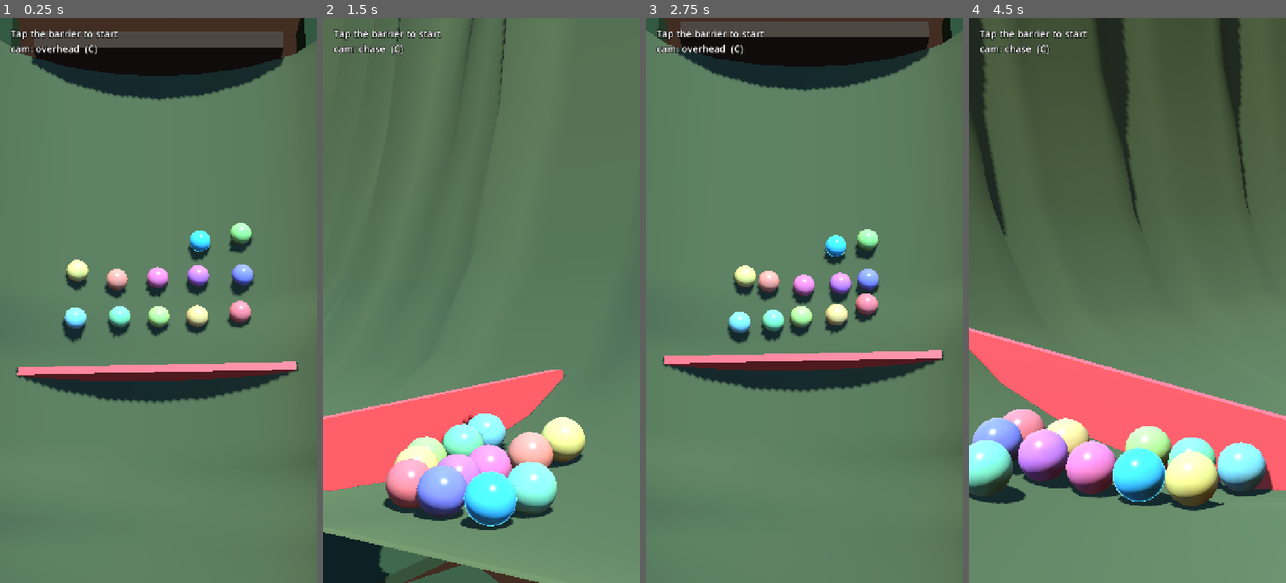
Above: before the commit, frames 1-4 (left to right).
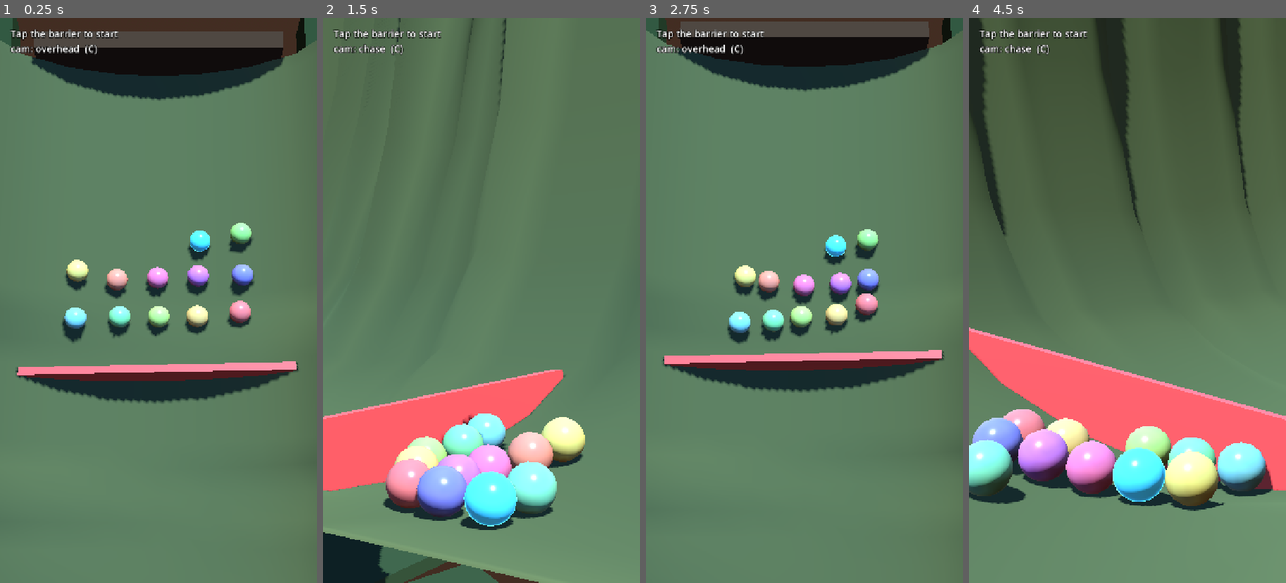
Above: after the commit, the same moments.

Repository: Arjan-N/marble-jumble
Game: Godot game, scene res://scenes/main.tscn
The game is run twice, just before and just after one commit, with the same random seed, the same clock (stepped at 60 frames per second) and the same inputs.
Inputs (mouse positions are in pixels of both pictures, inside the frame that each line leads up to):
- Up to frame 1 (0.25 s): no input
- Up to frame 2 (1.5 s): tap Enter at 0.5 s; move the mouse to (551, 272) at 0.52 s; tap R at 0.6 s; click (551, 272) at 0.67 s; move the mouse to (418, 328) at 1.27 s; tap C at 1.35 s; click (418, 328) at 1.42 s
- Up to frame 3 (2.75 s): move the mouse to (836, 176) at 2.02 s; tap R at 2.1 s; click (836, 176) at 2.17 s
- Up to frame 4 (4.5 s): move the mouse to (1111, 413) at 2.77 s; tap C at 2.85, 4.35 s; click (1111, 413) at 2.92 s; move the mouse to (1222, 385) at 3.52 s; tap R at 3.6 s; click (1222, 385) at 3.67 s; move the mouse to (1032, 215) at 4.27 s; click (1032, 215) at 4.42 s

The runs differ from the first frame. In frame 1, less than 0.1% of the frame differs, in the area x 60-67%, y 38-42%; in frame 2, 0.5%; in frame 3, less than 0.1%; in frame 4, 0.6%, in the area x 45-62%, y 78-86%.

Commit message:
Make the player's marble findable, and report its impacts
DECISIONS.md (2026-08-22): the rim/emission highlight alone isn't
enough to find the player's marble in a field of twelve. The
Compatibility renderer has no glow, so emission just reads as material
brightness; a rim light is a grazing-angle effect and the near-top-down
camera under test in CAMERA_SPIKE.md hits it at its worst angle;
neither survives a pile-up. Supersedes the "no floating arrow or
oversized marker" clause with a short fading single-colour trail
(MarbleTrail) plus a small fixed-size rank tag (RankTag) showing
current place, so it's readable without looking away from the race.
Cosmetics only - opponents and physics are unchanged.

Also added CutMarker, a course-anchored marker for the round's cut
line (top-half-advances), and a breathing pulse on the player's
emission so the highlight reads as alive rather than painted on.

marble.gd also gains a `collided` signal, emitted only for the player
when frame-to-frame velocity change crosses IMPACT_DELTA_THRESHOLD -
recognising a real hit rather than firing on every ordinary
segment-to-segment crossing of the track's many static pieces. Not
consumed yet in this commit; SoundManager hooks into it separately.

Diff:
--- /dev/null
+++ b/scripts/effects/marble_trail.gd
@@ -0,0 +1,154 @@
+class_name MarbleTrail
+extends MeshInstance3D
+
+## A short ribbon left behind the player's marble, in the marble's own colour.
+##
+## The rim highlight and emission pulse on `marble.gd` were the only in-world
+## identification, and neither survives the way the game actually renders: the
+## Compatibility renderer has no glow, so emission reads as plain brightness, and
+## a rim light is a grazing-angle effect that all but vanishes under the steeply
+## pitched camera in `chase_camera.gd`. A trail has none of those problems —
+## it is a moving band of colour with real screen area, and it is still readable
+## when the marble itself is buried in a pile-up.
+##
+## Drawn procedurally, like every other visual in the project: Phase 0 has no
+## art pipeline, and `cut_marker.gd` is the template for the material.
+
+## How far back the trail reaches, as a number of samples at SAMPLE_INTERVAL.
+## Roughly 0.8s — long enough to read as a streak, short enough that it does not
+## draw a map of the last corner across the track.
+const MAX_SAMPLES := 24
+const SAMPLE_INTERVAL := 1.0 / 30.0
+## A marble sitting still would otherwise pile every sample onto the same point
+## and collapse the ribbon into a flickering blob.
+const MIN_SAMPLE_DISTANCE := 0.15
+## Width at the head, as a fraction of the marble's radius. Narrower than the
+## marble so the ribbon reads as trailing from it rather than as a second body.
+const HEAD_WIDTH_RATIO := 1.2
+const MAX_ALPHA := 0.7
+
+var _colour: Color
+var _radius: float
+var _samples: PackedVector3Array = PackedVector3Array()
+var _sample_age := 0.0
+var _mesh: ImmediateMesh
+
+
+static func create(colour: Color, radius: float) -> MarbleTrail:
+	var trail := MarbleTrail.new()
+	trail.name = "MarbleTrail"
+	trail._colour = colour
+	trail._radius = radius
+	trail._build()
+	return trail
+
+
+func _build() -> void:
+	# The marble is a RigidBody3D sphere that spins fast. Without this the
+	# ribbon inherits that rotation and whips around the marble instead of
+	# lying in the world where it was laid down.
+	top_level = true
+
+	_mesh = ImmediateMesh.new()
+	mesh = _mesh
+
+	var material := StandardMaterial3D.new()
+	material.shading_mode = BaseMaterial3D.SHADING_MODE_UNSHADED
+	material.transparency = BaseMaterial3D.TRANSPARENCY_ALPHA
+	material.cull_mode = BaseMaterial3D.CULL_DISABLED
+	# The fade along the ribbon lives in the vertex colours, so one material
+	# covers the whole strip rather than a gradient texture per marble.
+	material.vertex_color_use_as_albedo = true
+	material_override = material
+	cast_shadow = GeometryInstance3D.SHADOW_CASTING_SETTING_OFF
+
+
+## Drops the whole ribbon. Called when the marble is reset or is not racing, so
+## a fresh round does not open with a streak stretching back to where the
+## previous round's marble happened to be.
+func clear() -> void:
+	_samples.clear()
+	_sample_age = 0.0
+	_mesh.clear_surfaces()
+
+
+func _process(delta: float) -> void:
+	var marble := get_parent() as Marble
+	if marble == null:
+		return
+
+	if marble.state != Marble.State.RACING:
+		if not _samples.is_empty():
+			clear()
+		return
+
+	_sample_age += delta
+	if _sample_age >= SAMPLE_INTERVAL:
+		_sample_age = 0.0
+		_add_sample(marble.global_position)
+
+	_rebuild()
+
+
+func _add_sample(at: Vector3) -> void:
+	if not _samples.is_empty() and _samples[_samples.size() - 1].distance_to(at) < MIN_SAMPLE_DISTANCE:
+		return
+
+	_samples.append(at)
+	if _samples.size() > MAX_SAMPLES:
+		_samples.remove_at(0)
+
+
+## Rebuilt every frame rather than appended to: the ribbon has to face the
+## camera, and the camera moves even when the marble does not.
+func _rebuild() -> void:
+	_mesh.clear_surfaces()
+	if _samples.size() < 2:
+		return
+
+	var camera := get_viewport().get_camera_3d()
+	if camera == null:
+		return
+
+	var camera_position := camera.global_position
+	var head_width := _radius * HEAD_WIDTH_RATIO
+	var last := _samples.size() - 1
+
+	# Collected before drawing: `surface_end` on an empty surface is an error,
+	# and degenerate segments — two samples on top of each other, or one the
+	# camera happens to be looking straight down the length of — drop out here.
+	var strip: Array = []
+	for i in _samples.size():
+		var point := _samples[i]
+		# The direction the ribbon runs in at this point, taken from its
+		# neighbours so the band stays smooth through a corner instead of kinking.
+		var previous := _samples[maxi(i - 1, 0)]
+		var following := _samples[mini(i + 1, last)]
+		var along := following - previous
+		if along.is_zero_approx():
+			continue
+
+		var side := along.cross(camera_position - point)
+		if side.is_zero_approx():
+			continue
+		side = side.normalized()
+
+		# 0 at the oldest sample, 1 at the marble: the ribbon is widest and most
+		# opaque where it leaves the marble, and dies out behind it.
+		var t := float(i) / float(last)
+		var half := head_width * t * 0.5
+		strip.append([point, side * half, Color(_colour.r, _colour.g, _colour.b, MAX_ALPHA * t)])
+
+	if strip.size() < 2:
+		return
+
+	_mesh.surface_begin(Mesh.PRIMITIVE_TRIANGLE_STRIP)
+	for entry: Array in strip:
+		var point: Vector3 = entry[0]
+		var offset: Vector3 = entry[1]
+		var colour: Color = entry[2]
+		_mesh.surface_set_color(colour)
+		_mesh.surface_add_vertex(point - offset)
+		_mesh.surface_set_color(colour)
+		_mesh.surface_add_vertex(point + offset)
+	_mesh.surface_end()
--- /dev/null
+++ b/scripts/race/cut_marker.gd
@@ -0,0 +1,56 @@
+class_name CutMarker
+extends Node3D
+
+## A visible line across the track at the current elimination cut, following
+## whichever marble currently holds the last surviving place — the same
+## boundary the standings column already draws as text (PROJECT.md section 3:
+## the top half of the field survives each round), made spatial so a viewer
+## can see how far ahead or behind the cut the pack is without reading a rank
+## number in the corner.
+
+## Matches the HUD's own cut-line colour (#ff9d4d in race_hud.gd).
+const MARKER_COLOUR := Color(1.0, 0.616, 0.302)
+const HEIGHT := 0.5
+const THICKNESS := 0.12
+
+var _material: StandardMaterial3D
+
+
+static func create() -> CutMarker:
+	var marker := CutMarker.new()
+	marker.name = "CutMarker"
+	marker._build()
+	return marker
+
+
+func _build() -> void:
+	var mesh := BoxMesh.new()
+	mesh.size = Vector3(1.0, HEIGHT, THICKNESS) # x is rescaled per-frame to the track width.
+
+	_material = StandardMaterial3D.new()
+	_material.albedo_color = Color(MARKER_COLOUR.r, MARKER_COLOUR.g, MARKER_COLOUR.b, 0.55)
+	_material.transparency = BaseMaterial3D.TRANSPARENCY_ALPHA
+	_material.shading_mode = BaseMaterial3D.SHADING_MODE_UNSHADED
+	_material.cull_mode = BaseMaterial3D.CULL_DISABLED
+	_material.emission_enabled = true
+	_material.emission = MARKER_COLOUR
+	_material.emission_energy_multiplier = 0.6
+
+	var visual := MeshInstance3D.new()
+	visual.mesh = mesh
+	visual.material_override = _material
+	visual.cast_shadow = GeometryInstance3D.SHADOW_CASTING_SETTING_OFF
+	add_child(visual)
+
+
+## Places the bar at `at`, facing `forward` (down-course), spanning `width`.
+func place(at: Vector3, forward: Vector3, width: float) -> void:
+	var right := forward.cross(Vector3.UP).normalized()
+	if right.is_zero_approx():
+		right = Vector3.RIGHT
+	var up := right.cross(forward).normalized()
+
+	global_transform = Transform3D(
+		Basis(right, up, -forward), at + Vector3(0.0, HEIGHT * 0.5, 0.0)
+	)
+	scale = Vector3(width, 1.0, 1.0)
--- /dev/null
+++ b/scripts/race/rank_tag.gd
@@ -0,0 +1,99 @@
+class_name RankTag
+extends Label3D
+
+## The player's current place, floating just above their own marble.
+##
+## The standings column already carries this (`race_hud.gd`), but reading it
+## means looking away from the race to the top-right corner. `PROJECT.md`
+## section 2.5 asks that the player be able to follow their marble without the UI
+## covering the track; a place they have to hunt for in a corner is the same
+## problem in reverse.
+##
+## This is a floating marker, which the 2026-08-20 entry in `DECISIONS.md` ruled
+## out. That clause is superseded by the 2026-08-22 entry — see the decision log
+## for why. It stays small and fixed-size so it remains a tag rather than the
+## oversized marker the original clause was written against.
+
+## Distance above the marble, in metres, along the camera's own up axis. A world
+## +Y offset would nearly vanish under the 61-degree overhead camera; measuring
+## the offset in the camera's frame keeps the same gap on screen in both camera
+## modes. `race_manager.gd` uses the same reasoning to place comic popups.
+const TAG_OFFSET := 1.2
+
+## Screen size, via `fixed_size`. Together these put the text at roughly the
+## height of the HUD's status line.
+const TAG_FONT_SIZE := 64
+const TAG_PIXEL_SIZE := 0.0003
+
+## How quickly the tag catches up to the marble. The marble is a rigid body being
+## hit by eleven others; following it exactly makes the text jitter on every
+## contact.
+const TAG_SMOOTHING := 14.0
+
+var _place := 0
+
+
+static func create(colour: Color) -> RankTag:
+	var tag := RankTag.new()
+	tag.name = "RankTag"
+	tag._build(colour)
+	return tag
+
+
+func _build(colour: Color) -> void:
+	font_size = TAG_FONT_SIZE
+	pixel_size = TAG_PIXEL_SIZE
+	# Constant on screen regardless of distance. Mode.OVERHEAD pulls from 34m to
+	# 41m with speed and Mode.CHASE sits at 14m; without this the tag would grow
+	# and shrink with the camera rather than reading as a label.
+	fixed_size = true
+	billboard = BaseMaterial3D.BILLBOARD_ENABLED
+
+	# The moment the player most needs to know where they are is the moment they
+	# are in the middle of a pile-up and cannot see their own marble. Drawing
+	# through the geometry is the whole point.
+	no_depth_test = true
+	render_priority = 10
+	outline_render_priority = 9
+
+	modulate = colour
+	outline_modulate = Color(0.0, 0.0, 0.0, 0.85)
+	outline_size = 12
+	shaded = false
+	text = ""
+
+
+## `place` is one-based; 0 means the player is out of the running, and the tag
+## hides itself rather than showing a rank that no longer means anything.
+func set_place(place: int) -> void:
+	if place == _place:
+		return
+	_place = place
+	text = ordinal(place) if place > 0 else ""
+
+
+## Follows `at`, offset along the camera's up axis. `snap` skips the smoothing,
+## for the frame the tag appears or a marble is respawned — otherwise it would
+## slide in across the track from wherever the last round left it.
+func follow(at: Vector3, camera: Camera3D, delta: float, snap := false) -> void:
+	if camera == null or not is_instance_valid(camera):
+		return
+
+	var target := at + camera.global_basis.y * TAG_OFFSET
+	if snap:
+		global_position = target
+	else:
+		global_position = global_position.lerp(target, minf(delta * TAG_SMOOTHING, 1.0))
+
+
+## "1st", "2nd", "3rd", "4th"... A twelve-marble field never reaches the 11-13
+## exception, but the helper handles it so it does not become a trap when field
+## sizes change.
+static func ordinal(n: int) -> String:
+	var suffix := "th"
+	if n % 100 < 11 or n % 100 > 13:
+		match n % 10:
+			1: suffix = "st"
+			2: suffix = "nd"
+			3: suffix = "rd"
+	return "%d%s" % [n, suffix]
--- a/scripts/simulation/marble.gd
+++ b/scripts/simulation/marble.gd
@@ -14,6 +14,10 @@
 	ELIMINATED, ## Left the playable course.
 }
 
+## Emitted only for the player's marble (see `_build`) so the sound manager can
+## react to impact speed without every marble in a 12-body field reporting.
+signal collided(speed: float)
+
 var marble_id: int = -1
 ## What the HUD calls this marble. Cosmetic, like the colour — it never reaches
 ## the physics, and two marbles with different names are the same marble as far
@@ -26,6 +30,30 @@
 var colour: Color = Color.WHITE
 
 var _tuning: MarbleTuning
+## Previous frame's velocity, so an impact can be recognised as a sudden change
+## rather than by which body was touched — the track is built from many
+## separate static segments, and watching contacts fires on every ordinary
+## segment-to-segment crossing, not just real hits.
+var _last_velocity := Vector3.ZERO
+## A collision spans a few physics frames; without this each one re-fires the
+## signal every frame the velocity stays disturbed.
+const IMPACT_COOLDOWN := 0.15
+var _impact_cooldown := 0.0
+## Per-frame change big enough to be a bump, wall clip or another marble, not
+## the ordinary velocity drift from gravity, friction or rolling off a slope.
+const IMPACT_DELTA_THRESHOLD := 3.0
+
+## The player's material, kept so its glow can breathe. A gentle pulse reads as
+## "alive" rather than "painted on" — the difference between a highlight a
+## child's eye is drawn to and one that just sits there.
+var _highlight_material: StandardMaterial3D
+## The player's trail, kept so a reset can drop it rather than leaving a streak
+## stretched between two rounds' spawn points.
+var _trail: MarbleTrail
+var _pulse_time := 0.0
+const PULSE_SPEED := 2.2
+const PULSE_MIN := 0.18
+const PULSE_MAX := 0.5
 
 
 static func create(
@@ -74,8 +102,18 @@
 
 	var visual := MeshInstance3D.new()
 	visual.mesh = mesh
-	visual.material_override = _build_material(colour)
+	var material := _build_material(colour)
+	visual.material_override = material
 	add_child(visual)
+
+	if is_player:
+		_highlight_material = material
+		# The rim and emission above are what `DECISIONS.md` originally allowed,
+		# and on their own they are not enough under this renderer and camera —
+		# see the 2026-08-22 decision entry. The trail is the cue with real
+		# screen area, and it survives being buried in a pile-up.
+		_trail = MarbleTrail.create(colour, _tuning.radius)
+		add_child(_trail)
 
 
 func _build_material(colour: Color) -> StandardMaterial3D:
@@ -85,13 +123,42 @@
 	material.roughness = 0.25
 
 	if is_player:
-		# The persistent identification the spec calls for: a subtle rim, not a
+		# The persistent identification the spec calls for: prominent enough to
+		# find at a glance in a field of twelve, still a highlight rather than a
 		# floating arrow or oversized marker.
 		material.rim_enabled = true
-		material.rim = 0.75
-		material.rim_tint = 0.2
+		material.rim = 0.9
+		material.rim_tint = 0.35
+		material.emission_enabled = true
+		material.emission = colour
 
 	return material
+
+
+func _process(delta: float) -> void:
+	if not is_player or _highlight_material == null:
+		return
+
+	# A slow breathing glow rather than a fixed one — motion is what catches a
+	# child's eye in a field of identical, constantly-moving spheres.
+	_pulse_time += delta
+	var pulse := (sin(_pulse_time * PULSE_SPEED) * 0.5) + 0.5
+	_highlight_material.emission_energy_multiplier = lerpf(PULSE_MIN, PULSE_MAX, pulse)
+
+
+func _physics_process(delta: float) -> void:
+	if not is_player:
+		return
+
+	_impact_cooldown = maxf(_impact_cooldown - delta, 0.0)
+
+	if state == State.RACING:
+		var change := (linear_velocity - _last_velocity).length()
+		if change >= IMPACT_DELTA_THRESHOLD and _impact_cooldown <= 0.0:
+			_impact_cooldown = IMPACT_COOLDOWN
+			collided.emit(change)
+
+	_last_velocity = linear_velocity
 
 
 ## Returns the marble to a settled pre-race state with no leaked physics.
@@ -101,3 +168,5 @@
 	linear_velocity = Vector3.ZERO
 	angular_velocity = Vector3.ZERO
 	global_transform = spawn
+	if _trail != null:
+		_trail.clear()
Not shown, added: scripts/effects/marble_trail.gd.uid
Not shown, added: scripts/race/cut_marker.gd.uid
Not shown, added: scripts/race/rank_tag.gd.uid
Not shown, changed: DECISIONS.md
